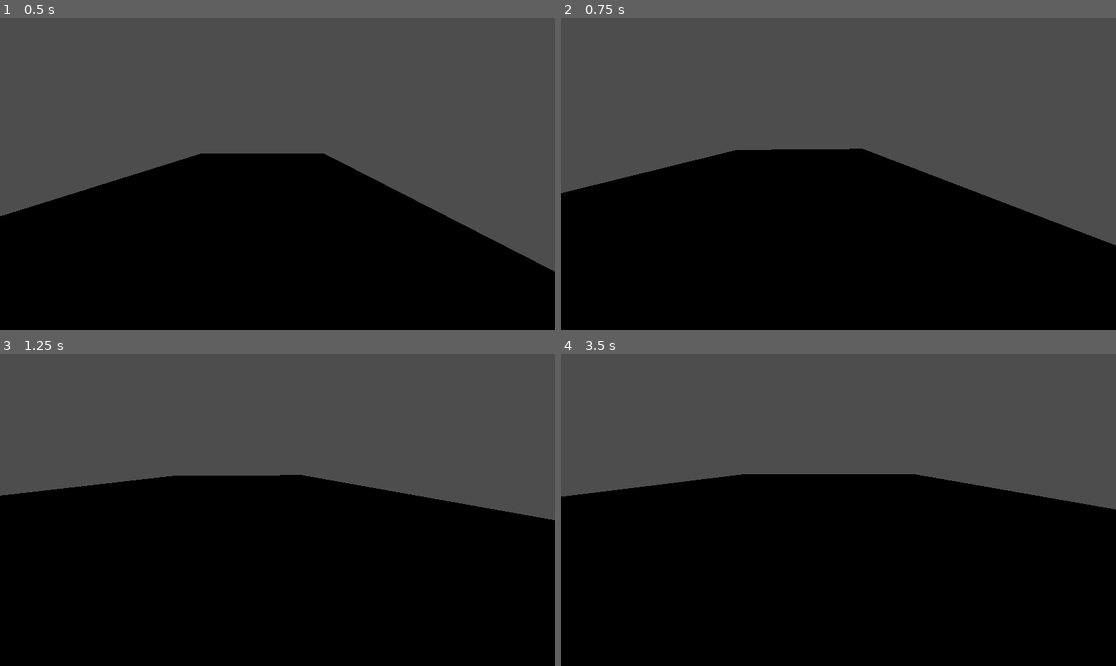
Above: before the commit, frames 1-4 (two rows, left to right).
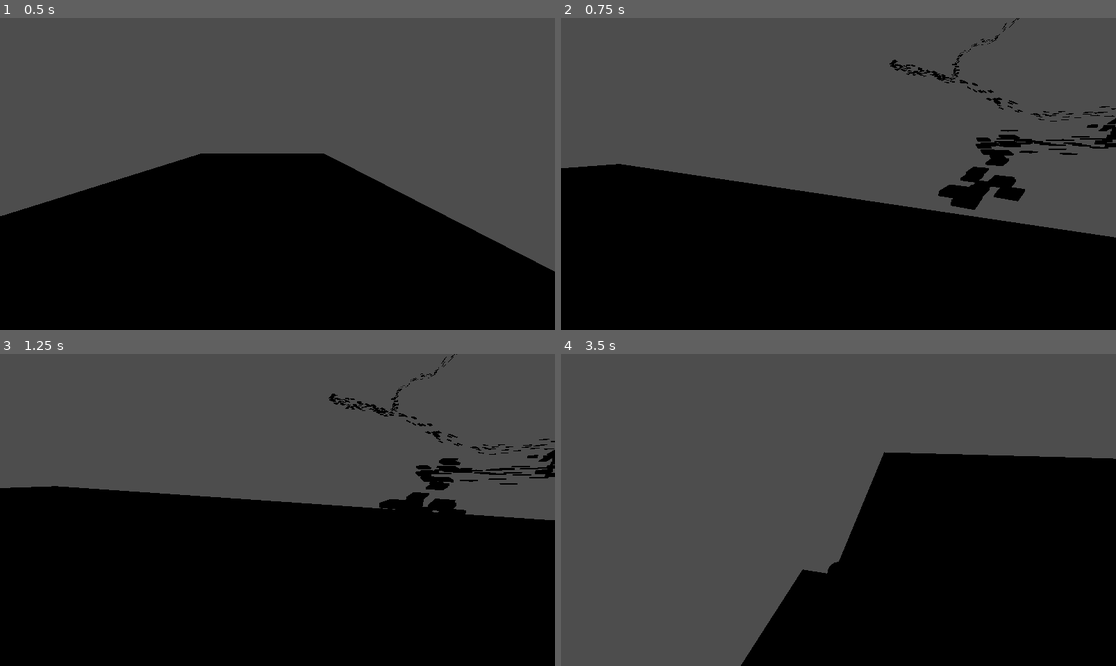
Above: after the commit, the same moments.

Repository: Aidan360/gameJamSpaceParkour
Game: Godot game, scene res://levels/game_node.tscn
The game is run twice, just before and just after one commit, with the same random seed, the same clock (stepped at 60 frames per second) and the same inputs.
Inputs (mouse positions are in pixels of both pictures, inside the frame that each line leads up to):
- Up to frame 1 (0.5 s): no input
- Up to frame 2 (0.75 s): move the mouse to (866, 174) at 0.52 s; press the mouse at (866, 174) at 0.53 s; hold W (forward) from 0.53 s (still down)
- Up to frame 3 (1.25 s): keep holding W (forward); tap Space (jump, bound only after the commit) at 0.77 s
- Up to frame 4 (3.5 s): keep holding W (forward); move the mouse to (810, 510) at 1.27 s; release the mouse at (810, 510) at 1.28 s; right-click (810, 510) at 1.35 s; tap Space (jump, bound only after the commit) at 1.52, 3.02 s; move the mouse to (849, 503) at 2.02 s; hold Ctrl (slide) 2.03-2.78 s; move the mouse to (832, 516) at 2.77 s; click (832, 516) at 2.85 s

Frame 1 is identical in both runs. In frame 2, 9.4% of the frame differs, in the area x 0-100%, y 0-73%; in frame 3, 5.3%; in frame 4, 31%, in the area x 0-100%, y 31-100%.

Commit message:
stuff  with generator

Diff:
--- a/levels/basic_level_gen.gd
+++ b/levels/basic_level_gen.gd
@@ -5,70 +5,114 @@
 var levelDat = []
 
 var objectPath = "res://levels/objectGen/simpleObjectGen.tscn"
+var boxPath = "res://levels/objectGen/rectangularPlatform.tscn"
+
+
+var numPer
 
 func _ready():
 	#generateObstacle(Vector3(randi_range(-10,10),randi_range(-10,10),randi_range(-10,10)))
 	#generateLevel()
 	#generateObstacle(Vector3(0,0,0),false)
 	#generateSection(Vector3(0,10,0))
-	generatePath(2,Vector3(10,0,0),50)
+	generatePath(100,Vector3(20,-10,0),20,5)
+
 	#genPolarVector(Vector3(0,1,0),5,10) # cylinder of 5 radius and 10 height
 #generates a level
 func generateLevel():
 	for item in 2:
-		var num = item * 30 + 1
-		generatePath(5,Vector3(10,0,0),50)
+		pass
+	#	generatePath(5,Vector3(0,0,0),200,100)
 	#	generateSection(Vector3(0,5,0))
 #	for item in 5:
 #		generateObstacle(Vector3(randi_range(0,10),randi_range(0,10),randi_range(0,10)))
 #	pass
 
 
-func generatePath(nodes,location,sectionLength):
+func generatePath(nodes,location,sectionLength,sectionRadius):
 	var pathCoords = []
-	pathCoords.append(location)
+	var radialData = []
+	pathCoords.append(location) # remove brackets and 0,0 for v1
+	radialData.append([0,PI/2])
 	for item in nodes: # generates a series of coordinates first
 		# offsets
-		var xO = pathCoords[-1][0]
-		var yO = pathCoords[-1][1]
-		var zO = pathCoords[-1][2]
-		var sectionRadius = sqrt(3 * pow(sectionLength,2))/2
-		var newX = randi_range(xO - sectionRadius,xO + sectionRadius)
-		var newY = randi_range(yO,yO + sectionRadius)
-		var newZ = randi_range(zO - sectionRadius,zO + sectionRadius)
-		pathCoords.append(Vector3(newX,newY,newZ))
+		#pathCoords.append(pathGenV1(pathCoords[-1],sectionLength)) # pathgen v1 just takes a random angle between pi/3
+		# for left, right and down
+		var returnVar = pathGenV2(pathCoords[-1],sectionLength,radialData[-1])
+		pathCoords.append(returnVar[0])
+		radialData.append([returnVar[1],returnVar[2]])
 		pass
 
 	# now actually generating the path
 	for item in pathCoords:
 		var orient
 		if item == pathCoords[-1]:
-			orient = Vector3(0,0,0)
+			pass
+			#orient = Vector3(0,0,0)
 		else:
 			var num = pathCoords.find(item)
 			print(num)
 			orient = pathCoords[num + 1]
 			print(orient)
-		generateSection(item,orient)
-
-
+			generateSection(item,orient,sectionLength,sectionRadius)
+		#	var obj = generateObstacle(item,false)
+		#	$".".add_child(obj)
+
+
+
+func pathGenV1(prevNode,sectionLength):
+		var xO = prevNode[0]
+		var yO = prevNode[1]
+		var zO = prevNode[2]
+		var r = sectionLength # y is the z cord in calculations
+		var t = randf_range(-PI/3,PI/3)
+		var p = randf_range(0,PI/3)
+		var newX = r*sin(p)*cos(t) + xO
+		var newZ = r*cos(p) + yO
+		var newY = r*sin(p)*sin(p) + zO
+		return(Vector3(newX,newY,newZ))
+
+#pathGen v2 also saves previous angles and iterates off of them
+func pathGenV2(prevNode,sectionLength,lastRad):
+
+		var xO = prevNode[0]
+		var yO = prevNode[1]
+		var zO = prevNode[2]
+		var tO = lastRad[0]
+		var pO = lastRad[1]
+		var r = sectionLength # y is the z cord in calculations
+		var t = randf_range(-PI/4,PI/4) + tO
+		if t >= PI:
+			t = PI
+		elif t <= -PI:
+			t = -PI
+		#var p = PI/2             PI/2 is flat, 0 is vertical
+		var p = randf_range(-PI/8,PI/8) + pO
+		if p >= PI/2:
+			p = PI/2
+		elif p <= PI*.25:
+			p = PI*0.25
+		var newX = r*sin(p)*cos(t) + xO
+		var newY = r*cos(p) + yO
+		var newZ = r*sin(p)*sin(t) + zO
+		return([Vector3(newX,newY,newZ),t,p])
 
 #generates a section with a checkpoint, maybe seperate things via themeing?
-func generateSection(location,orientation):
-	var newSectionData = []
+func generateSection(location,orientation,length,sectionRadius):
 	#generateObstacle(location,false)
 	var newNode = Node3D.new()
+	$".".add_child(newNode)
 	newNode.global_position = Vector3(0,0,0)
-	$".".add_child(newNode)
-	for item in 100: # 3 checkpoints   wper section?? could be randomized
+
+	for item in 8: # 3 checkpoints   wper section?? could be randomized
 #		var i = randVector(location,0,50)
-		var i = genPolarVector(1,5,50)
-		var newObj = load(objectPath).instantiate()
+		var i = genPolarVector(sectionRadius,length)
+		var newObj = ObjectSimpleGen(Vector3(3,0.5,4))
 		newObj.position = i
 		newNode.add_child(newObj)
 	pass
 	newNode.position = location
-	newNode.look_at(-orientation,Vector3(0,1,0))
+	newNode.look_at(orientation,Vector3.DOWN)
 func randVector(offset,rangeL,rangeH):
 	var vectorX = randf_range(offset[0] + rangeL, offset[0] + rangeH)
 	var vectorY = randf_range(offset[1] + rangeL, offset[1] + rangeH)
@@ -76,7 +120,7 @@
 	return(Vector3(vectorX,vectorY,vectorZ))
 
 
-func genPolarVector(offset,radius,height): # FAHHHHH
+func genPolarVector(radius,height): # FAHHHHH
 	# to basically explain, a random polar coordinate is generated within a cylindrical planar system
 	# a random theta value is chosen.
 	var randTheta = randf_range(0,2*PI)
@@ -87,7 +131,7 @@
 	#var lZ = 0
 	#var lX = 0
 	#var lY = 1
-	var localVector = Vector3(lX,lY,lZ)
+	var localVector = Vector3(-lX,-lY,-lZ)
 
 
 	# code chunk of shame
@@ -151,17 +195,22 @@
 
 
 
+
+
 	return(localVector)
+func ObjectSimpleGen(size):
+	var obj = load(boxPath).instantiate()
+	obj.setSize(size)
+	return(obj)
 #generates a basic obstacled
-func generateObstacle(loc,randSize):
-	var newObj = load(objectPath).instantiate()
-	newObj.position = loc
-	if randSize == true:
-		var uniform = randf_range(1,1.1)
-		newObj.setSize(Vector3(uniform,uniform,uniform))
-	else:
-		newObj.setSize(Vector3(0.5,0.5,0.5))
-	#levelDat.append(newObj)
-	#$".".add_child(newObj)
-	return newObj
-	pass
+#func generateObstacle(loc,randSize):
+	#var newObj = load(objectPath).instantiate()
+	#newObj.position = loc
+	#if randSize == true:
+		#var uniform = randf_range(1,1.1)
+		#newObj.setSize(Vector3(uniform,uniform,uniform))
+	#else:
+		#newObj.setSize(Vector3(5,5,5))
+	##levelDat.append(newObj)
+	##$".".add_child(newObj)
+	#return newObj
--- /dev/null
+++ b/levels/objectGen/rectangularPlatform.tscn
@@ -0,0 +1,18 @@
+[gd_scene format=3 uid="uid://igeci2be3cc"]
+
+[ext_resource type="Script" uid="uid://cacgj21r2stbt" path="res://levels/objectGen/rectangular_platform.gd" id="1_f7w81"]
+
+[sub_resource type="BoxShape3D" id="BoxShape3D_7rwo8"]
+
+[node name="RectangularPlatform" type="Node3D" unique_id=118764251]
+script = ExtResource("1_f7w81")
+
+[node name="RigidBody3D" type="RigidBody3D" parent="." unique_id=2138380918]
+gravity_scale = 0.0
+can_sleep = false
+freeze = true
+
+[node name="CollisionShape3D" type="CollisionShape3D" parent="RigidBody3D" unique_id=469567304]
+shape = SubResource("BoxShape3D_7rwo8")
+
+[node name="CSGBox3D" type="CSGBox3D" parent="." unique_id=621810051]
--- /dev/null
+++ b/levels/objectGen/rectangular_platform.gd
@@ -0,0 +1,7 @@
+extends Node3D
+
+func _ready() -> void:
+	pass
+
+func setSize(size):
+	$".".scale = size
--- a/player.gd
+++ b/player.gd
@@ -1,6 +1,6 @@
 extends RigidBody3D
 
-var sensitivity:=0.001
+var sensitivity:=0.01
 var twist:=0.0
 var pitch:=0.0
 var previous_frame_force=0.0
@@ -23,6 +23,8 @@
 	input.z=Input.get_axis("forward", "back")
 	var current_force=$twist_pivot.basis*input*1200*delta
 	var current_raycast=Vector3.ZERO
+	if Input.is_action_just_pressed("reset"):
+		$".".position = Vector3(0,0,0)
 	if Input.is_action_pressed("grapple"):
 
 		pass
--- a/player/player.gd
+++ b/player/player.gd
@@ -44,4 +44,4 @@
 
 
 
-var speedMult = 10
+var speedMult = 1000
--- a/player/player_connor.tscn
+++ b/player/player_connor.tscn
@@ -2,7 +2,11 @@
 
 [ext_resource type="Script" uid="uid://crtfvxvlhu6fk" path="res://player.gd" id="1_nxebt"]
 
+[sub_resource type="StandardMaterial3D" id="StandardMaterial3D_nxebt"]
+albedo_color = Color(1, 1, 0, 1)
+
 [sub_resource type="CapsuleMesh" id="CapsuleMesh_eixhb"]
+material = SubResource("StandardMaterial3D_nxebt")
 
 [sub_resource type="ConvexPolygonShape3D" id="ConvexPolygonShape3D_i38s7"]
 points = PackedVector3Array(-0.12520654, -0.532801, -0.4805069, 0.022783129, 0.4760704, 0.49888408, 0.16971254, 0.55914 …(1084 unchanged characters)…
--- a/project.godot
+++ b/project.godot
@@ -29,8 +29,7 @@
 }
 up={
 "deadzone": 0.2,
-"events": [Object(InputEventKey,"resource_local_to_scene":false,"resource_name":"","device":-1,"window_id":0,"alt_pressed":false,"shift_pressed":false,"ctrl_pressed":false,"meta_pressed":false,"pressed":false,"keycode":0,"physical_keycode":32,"key_label":0,"unicode":32,"location":0,"echo":false,"script":null)
-]
+"events": []
 }
 down={
 "deadzone": 0.2,
@@ -74,7 +73,12 @@
 }
 jump={
 "deadzone": 0.2,
-"events": [Object(InputEventKey,"resource_local_to_scene":fa …(140 unchanged characters)… d":false,"keycode":0,"physical_keycode":4194328,"key_label":0,"unicode":0,"location":0,"echo":false,"script":null)
+"events": [Object(InputEventKey,"resource_local_to_scene":fa …(140 unchanged characters)… d":false,"keycode":0,"physical_keycode":32,"key_label":0,"unicode":32,"location":0,"echo":false,"script":null)
+]
+}
+reset={
+"deadzone": 0.2,
+"events": [Object(InputEventKey,"resource_local_to_scene":false,"resource_name":"","device":-1,"window_id":0,"alt_pressed":false,"shift_pressed":false,"ctrl_pressed":false,"meta_pressed":false,"pressed":false,"keycode":0,"physical_keycode":82,"key_label":0,"unicode":114,"location":0,"echo":false,"script":null)
 ]
 }
 
Not shown, added: levels/objectGen/rectangular_platform.gd.uid
